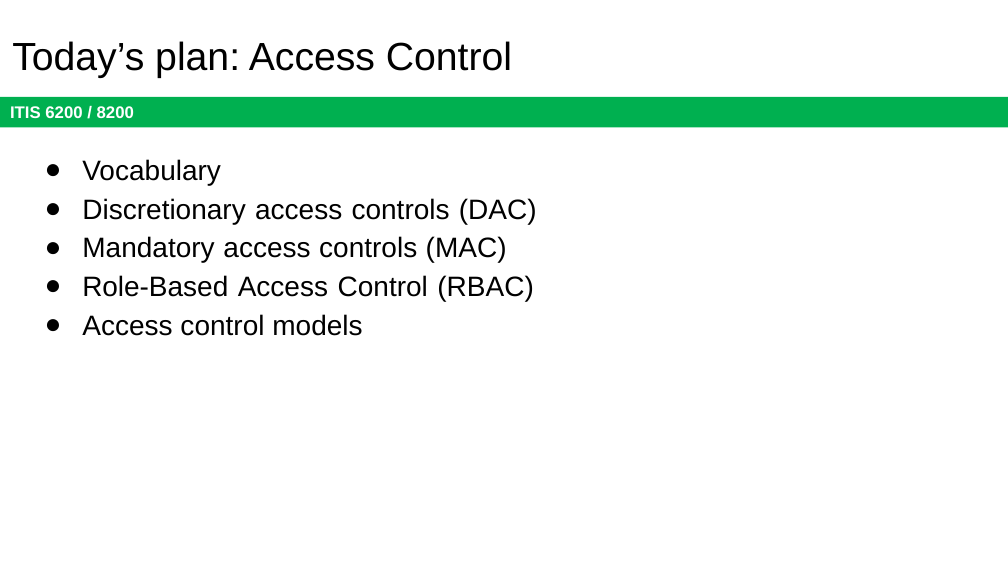
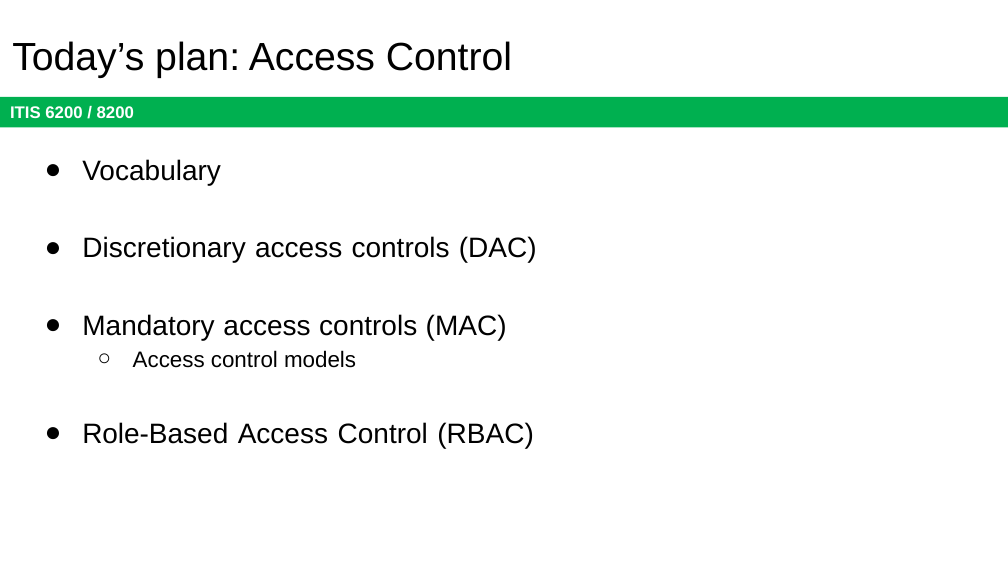
Before and after one commit to jx5c/github.io, a slide deck: slide 3 of teaching/ITIS6200/2023fa/lectures/lec09.pptx. Drawn at 1008x567 pixels with LibreOffice and Linux fonts; fonts in the diff are those of the drawing. Boxes give left, top, right and bottom in pixels: in the first picture for what was removed or moved away, otherwise in the second. Text is boxed around its words. In the diff, an @@ line names an element or a change of style, - is before the commit and + after.

```diff
--- a/teaching/ITIS6200/2023fa/lectures/lec09.pptx
+++ b/teaching/ITIS6200/2023fa/lectures/lec09.pptx
@@ text at [82, 314, 362, 336]: paragraph removed @@
-● Access control models
@@ text at [133, 350, 356, 368]: paragraph added @@
+  ○ Access control models
```
Also in this commit, not shown: 4 other slides changed, 2 slides removed.
